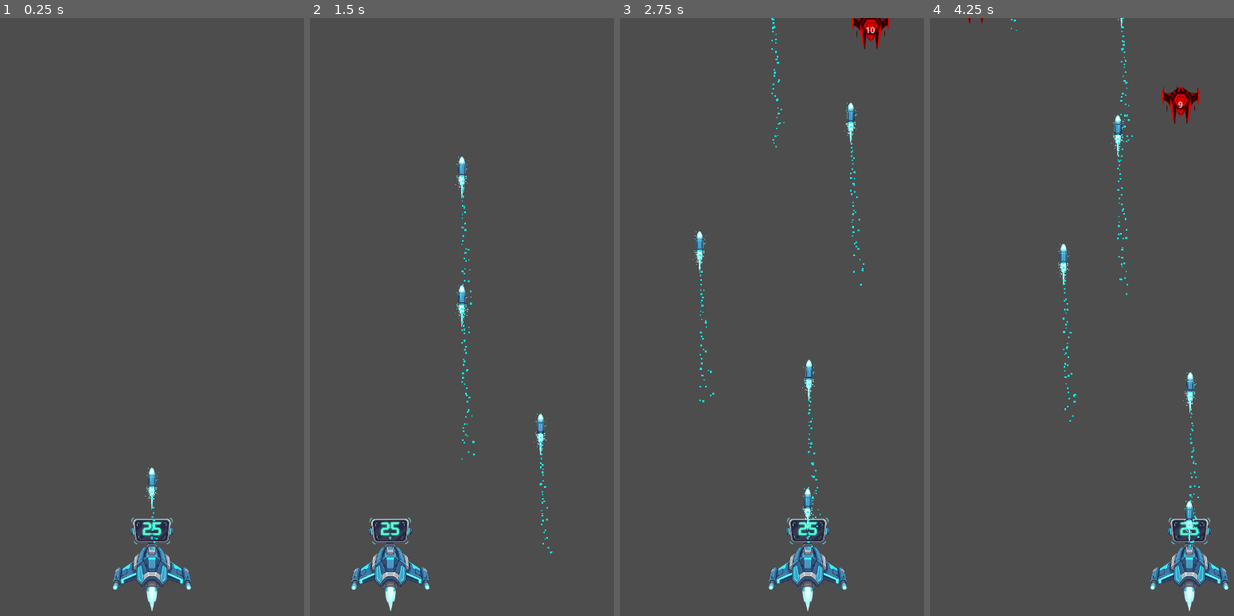
Above: before the commit, frames 1-4 (left to right).
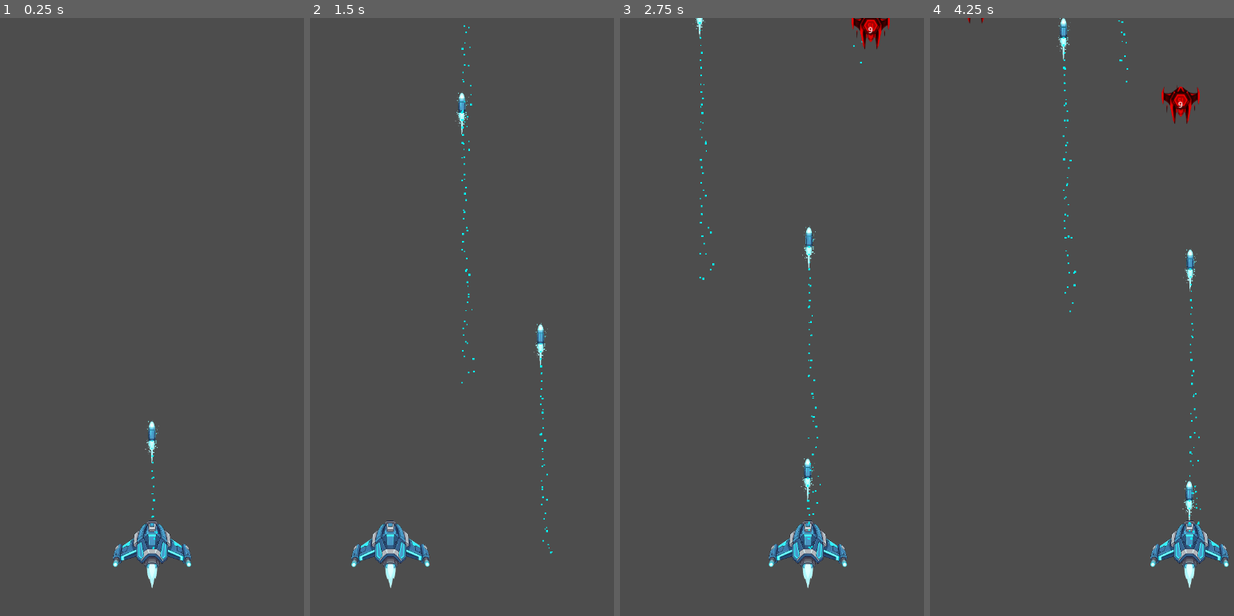
Above: after the commit, the same moments.

Repository: f4binhuu/hyper_shooter
Game: Godot game, scene res://game.tscn
Same seed, same stepped clock (60 frames per second), same inputs: the game is played once before the commit and once after it.
Inputs (mouse positions are in pixels of both pictures, inside the frame that each line leads up to):
- Up to frame 1 (0.25 s): no input
- Up to frame 2 (1.5 s): move the mouse to (541, 305) at 0.52 s; move the mouse to (389, 370) at 1.27 s
- Up to frame 3 (2.75 s): move the mouse to (808, 197) at 2.02 s
- Up to frame 4 (4.25 s): move the mouse to (1063, 466) at 2.77 s; move the mouse to (1188, 430) at 3.52 s

The runs differ from the first frame. In frame 1, 2.4% of the frame differs, in the area x 37-64%, y 67-100%; in frame 2, 3.1%; in frame 3, 3.4%; in frame 4, 3.4%, in the area x 26-99%, y 0-100%.

Commit message:
feat: altera zindex do projetil e substitui sprite do player

Diff:
--- a/bullet.gd
+++ b/bullet.gd
@@ -1,6 +1,6 @@
 extends Area2D
 
-@export var speed = 500.0
+@export var speed = 900.0
 
 var trail
 var is_destroyed = false
--- a/player.gd
+++ b/player.gd
@@ -36,4 +36,5 @@
 	var bullet = bullet_scene.instantiate()
 	bullet.position = position + Vector2(0, -20)
 	bullet.horizontal_speed = sprite.rotation * 300
+	bullet.z_index = -1
 	get_parent().add_child(bullet)
Binary file changed: spr_player.png
